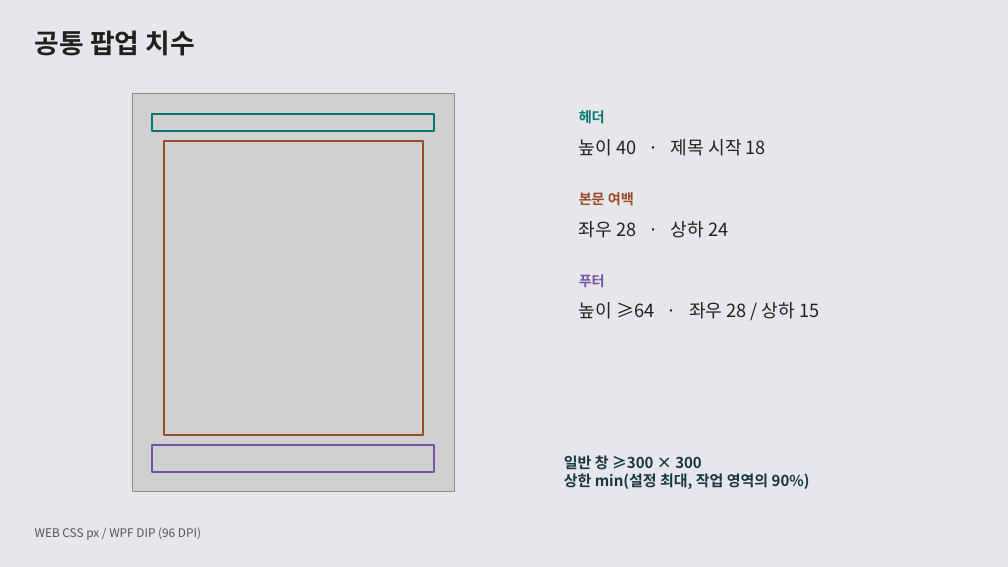
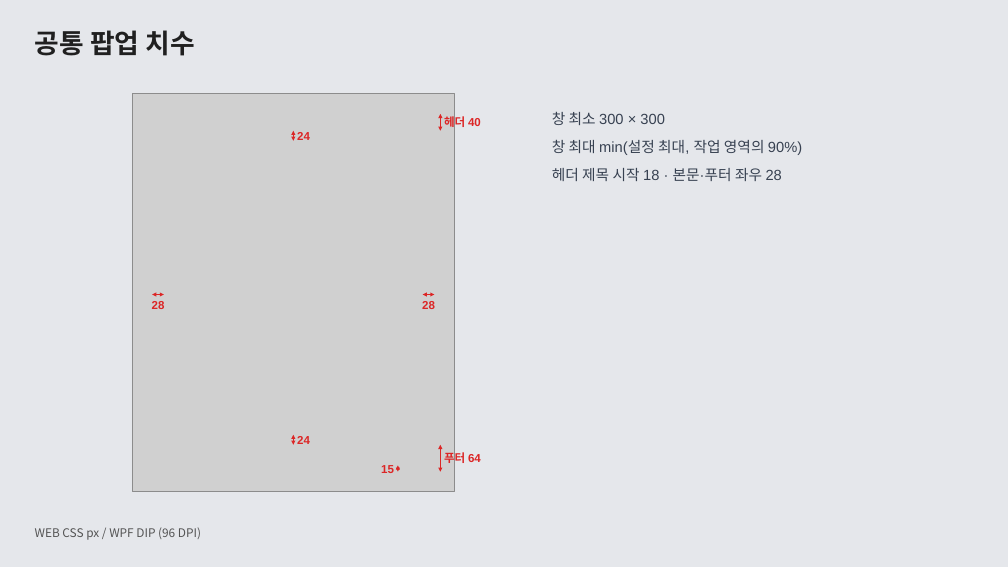
Before and after one commit to ok-sy/WPF_WindowsPopupWithC_proto, a slide deck: slide 1 of docs/design/61_popup_layout_guide/공통 팝업 UI 가이드 · WEB과 WPF.pptx. Drawn at 1008x567 pixels with LibreOffice and Linux fonts; fonts in the diff are those of the drawing; grey boxes stand for pictures. Boxes give left, top, right and bottom in pixels: in the first picture for what was removed or moved away, otherwise in the second. Text is boxed around its words. In the diff, an @@ line names an element or a change of style, - is before the commit and + after.

```diff
--- a/docs/design/61_popup_layout_guide/공통 팝업 UI 가이드 · WEB과 WPF.pptx
+++ b/docs/design/61_popup_layout_guide/공통 팝업 UI 가이드 · WEB과 WPF.pptx
@@ rectangle removed at [152,114,434,131] @@
@@ double arrow added from (440, 114) to (440, 131), #DC2626 1.25 pt @@
@@ text at [444,114,481,130]: text changed; size 13.5 to 11 pt; font Noto Sans CJK KR to Arial; text colour #00776F to #DC2626 @@
-헤더
+헤더 40
@@ text added at [552,112,802,181], 14 pt, text #374151 @@
+창 최소 300 × 300
+창 최대 min(설정 최대, 작업 영역의 90%)
+헤더 제목 시작 18 · 본문·푸터 좌우 28
@@ rectangle removed at [164,141,423,435] @@
@@ double arrow added from (293, 131) to (293, 141), #DC2626 1.25 pt @@
@@ text added at [297,132,310,140], 11 pt, text #DC2626, bold @@
+24
@@ text removed at [579,139,766,156] @@
-높이 40 · 제목 시작 18
@@ text removed at [579,192,634,206] @@
-본문 여백
@@ text removed at [579,221,728,238] @@
-좌우 28 · 상하 24
@@ double arrow added from (152, 295) to (164, 295), #DC2626 1.25 pt @@
@@ double arrow added from (423, 295) to (435, 295), #DC2626 1.25 pt @@
@@ text added at [152,301,165,309], 11 pt, text #DC2626, bold @@
+28
@@ text added at [422,301,435,309], 11 pt, text #DC2626, bold @@
+28
@@ text removed at [579,302,819,319] @@
-높이 ≥64 · 좌우 28 / 상하 15
@@ rectangle removed at [152,445,434,472] @@
@@ double arrow added from (293, 435) to (293, 445), #DC2626 1.25 pt @@
@@ text added at [297,436,310,444], 11 pt, text #DC2626, bold @@
+24
@@ double arrow added from (440, 445) to (440, 472), #DC2626 1.25 pt @@
@@ text added at [381,465,394,473], 11 pt, text #DC2626, bold @@
+15
@@ double arrow added from (398, 466) to (398, 472), #DC2626 1.25 pt @@
@@ text at [444,450,481,466]: text changed; size 13.5 to 11 pt; font Noto Sans CJK KR to Arial; text colour #7455A3 to #DC2626 @@
-푸터
+푸터 64
@@ text removed at [564,455,810,489] @@
-일반 창 ≥300 × 300
-상한 min(설정 최대, 작업 영역의 90%)
```
Also in this commit, not shown: 8 other slides changed, 1 other file.
